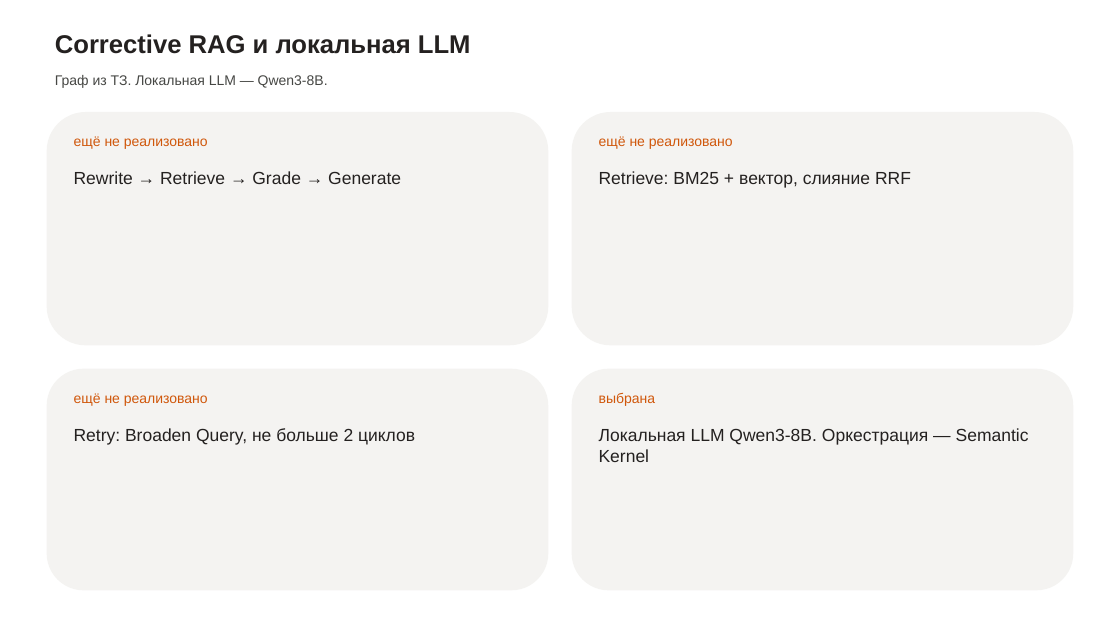
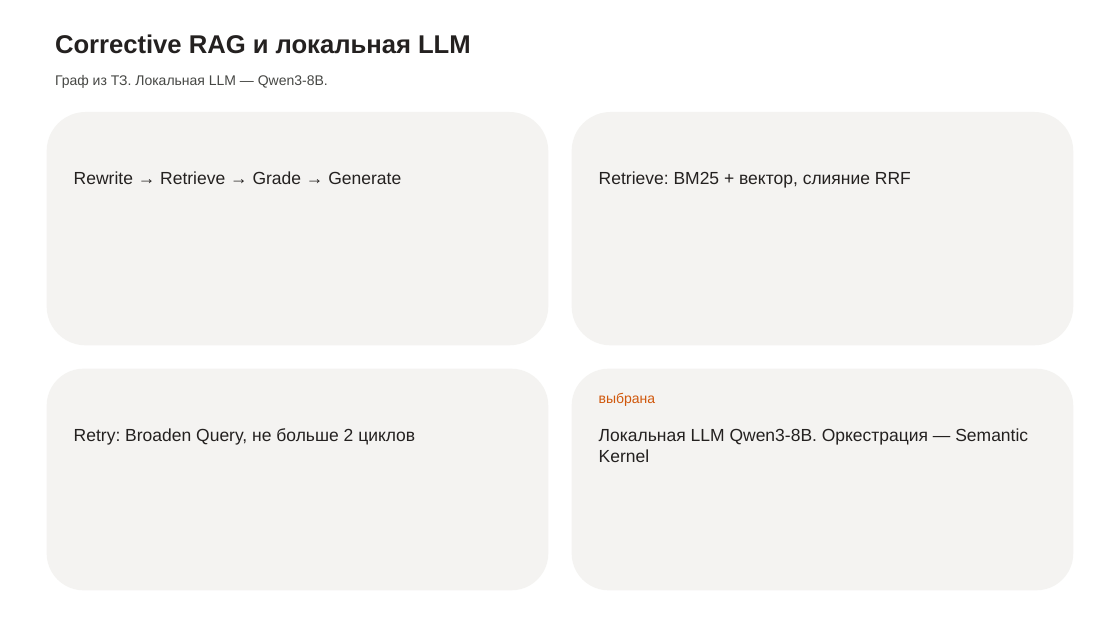
Before and after one commit to luna-pulse/MCP.RAG.StarTrek, a slide deck: slide 10 of Презентация_ВасильеваОВ.pptx (slide 12 before the commit). Drawn at 1120x630 pixels with LibreOffice and Linux fonts; fonts in the diff are those of the drawing. Boxes give left, top, right and bottom in pixels: in the first picture for what was removed or moved away, otherwise in the second. Text is boxed around its words. In the diff, an @@ line names an element or a change of style, - is before the commit and + after.

```diff
--- a/Презентация_ВасильеваОВ.pptx
+++ b/Презентация_ВасильеваОВ.pptx
@@ text removed at [74, 136, 208, 149] @@
-ещё не реализовано
@@ text removed at [599, 136, 733, 149] @@
-ещё не реализовано
@@ proportions changed in 4 elements at [47, 112, 549, 345], [572, 112, 1074, 345], [47, 369, 549, 591], [572, 369, 1074, 591] @@
@@ text removed at [74, 393, 208, 406] @@
-ещё не реализовано
```
Also in this commit, not shown: 9 other slides changed, 4 slides added, 4 slides removed.
